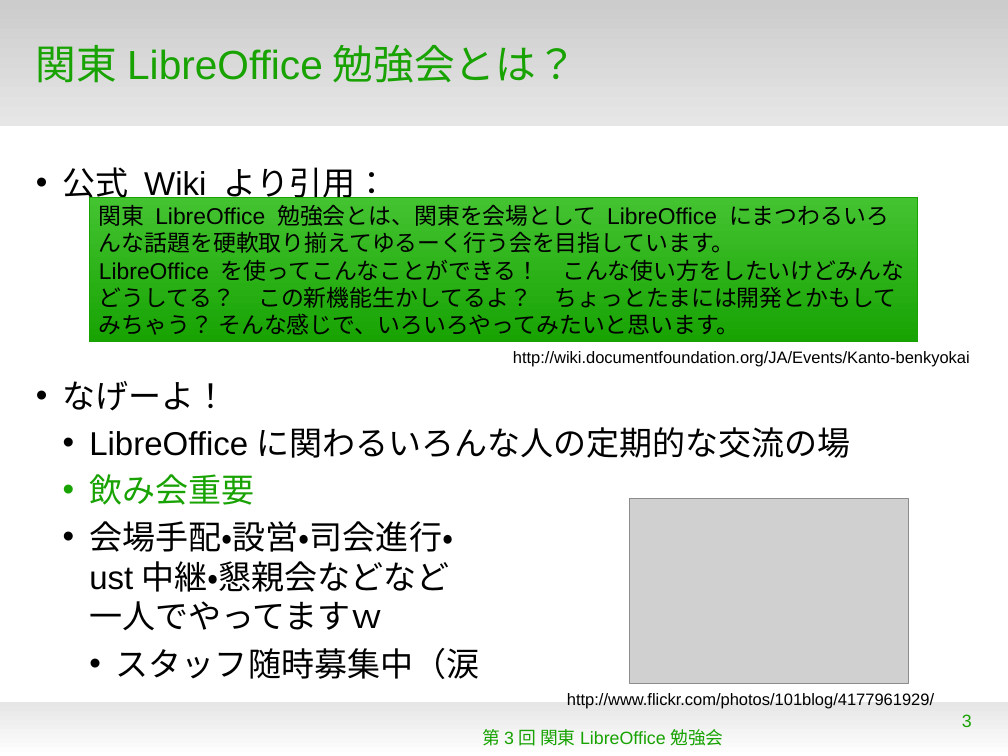
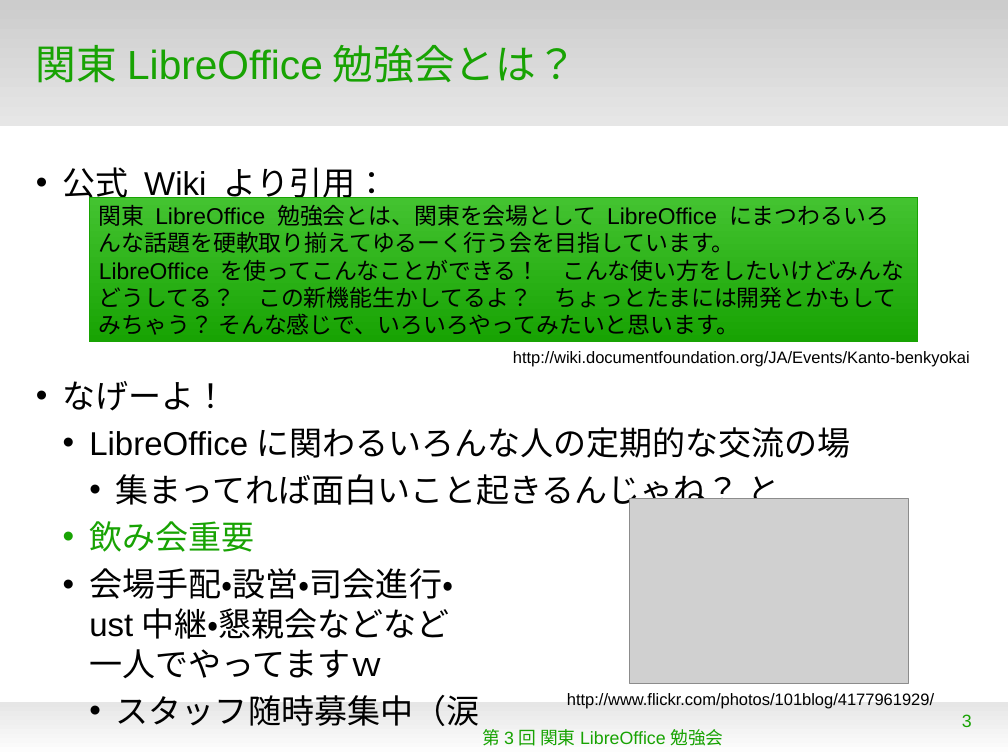
Before and after one commit to naruoga/KantoLibreOffice, a slide deck: slide 3 of Mar2013/OpeningTalk.odp. Drawn at 1008x756 pixels with LibreOffice and Linux fonts; fonts in the diff are those of the drawing; grey boxes stand for pictures; background and template pictures are left out. Boxes give left, top, right and bottom in pixels: in the first picture for what was removed or moved away, otherwise in the second. Text is boxed around its words. In the diff, an @@ line names an element or a change of style, - is before the commit and + after.

```diff
--- a/Mar2013/OpeningTalk.odp
+++ b/Mar2013/OpeningTalk.odp
@@ text at (116,474,780,511): paragraph added @@
+    • 集まってれば面白いこと起きるんじゃね？ と
```
